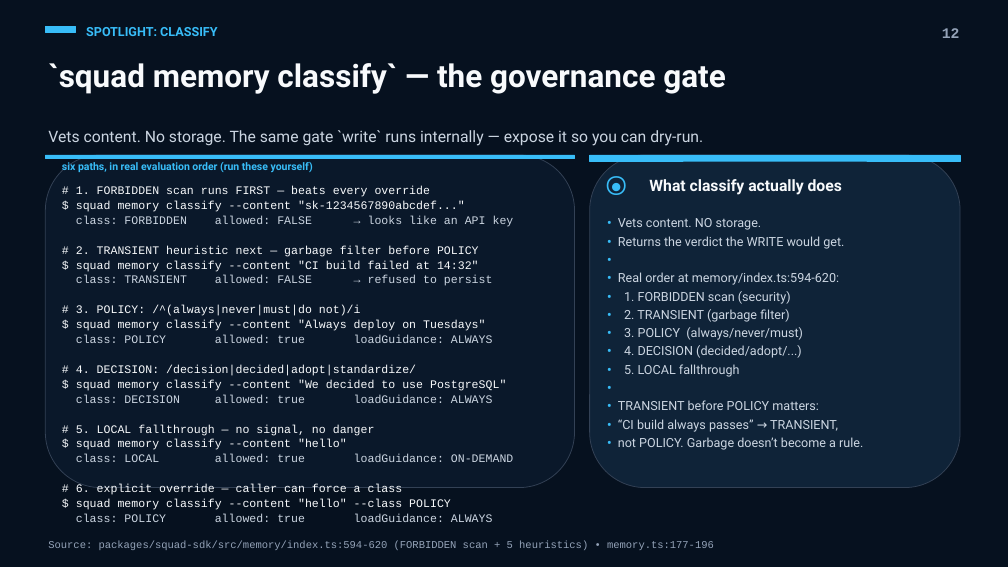
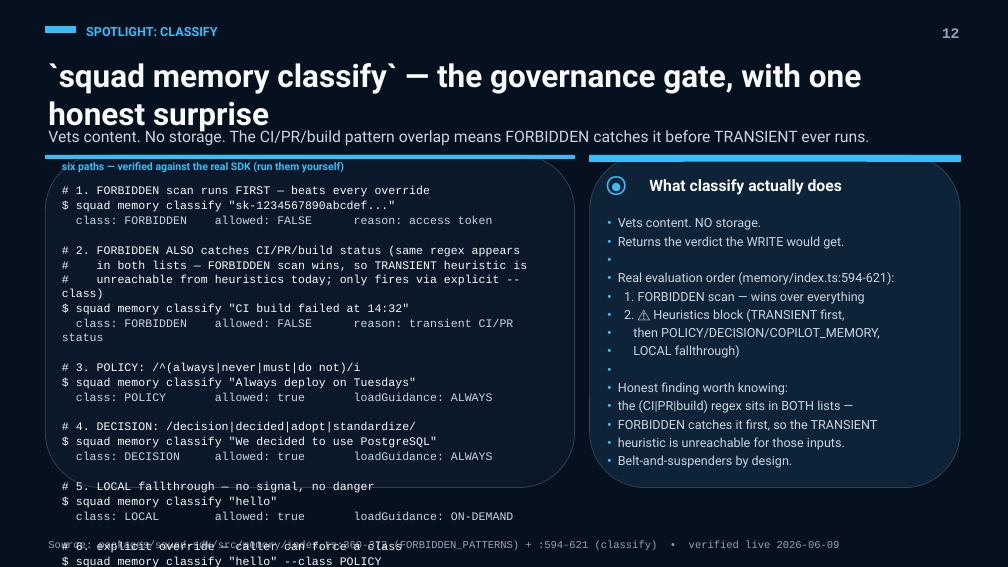
Before and after one commit to bradygaster/squad, a slide deck: slide 13 of docs/advanced-squad-session/advanced-squad-session.pptx. Drawn at 1008x567 pixels with LibreOffice and Linux fonts; fonts in the diff are those of the drawing. Boxes give left, top, right and bottom in pixels: in the first picture for what was removed or moved away, otherwise in the second. Text is boxed around its words. In the diff, an @@ line names an element or a change of style, - is before the commit and + after.

```diff
--- a/docs/advanced-squad-session/advanced-squad-session.pptx
+++ b/docs/advanced-squad-session/advanced-squad-session.pptx
@@ text at <box>48,63,861,132</box>: text changed @@
-`squad memory classify` — the governance gate
+`squad memory classify` — the governance gate, with one honest surprise
@@ text at <box>48,128,870,146</box>: text changed @@
-Vets content. No storage. The same gate `write` runs internally — expose it so you can dry-run.
+Vets content. No storage. The CI/PR/build pattern overlap means FORBIDDEN catches it before TRANSIENT ever runs.
@@ text at <box>62,162,344,172</box>: text changed @@
-six paths, in real evaluation order (run these yourself)
+six paths — verified against the real SDK (run them yourself)
@@ text at <box>62,201,527,341</box>: text changed @@
-$ squad memory classify --content "sk-1234567890abcdef..."
-class: FORBIDDEN allowed: FALSE → looks like an API key
-# 2. TRANSIENT heuristic next — garbage filter before POLICY
-$ squad memory classify --content "CI build failed at 14:32"
-class: TRANSIENT allowed: FALSE → refused to persist
+$ squad memory classify "sk-1234567890abcdef..."
+class: FORBIDDEN allowed: FALSE reason: access token
+# 2. FORBIDDEN ALSO catches CI/PR/build status (same regex appears
+# in both lists — FORBIDDEN scan wins, so TRANSIENT heuristic is
+# unreachable from heuristics today; only fires via explicit --class)
+$ squad memory classify "CI build failed at 14:32"
+class: FORBIDDEN allowed: FALSE reason: transient CI/PR status
@@ text at <box>618,272,894,358</box>: text changed @@
-• Real order at memory/index.ts:594-620:
-• 1. FORBIDDEN scan (security)
-• 2. TRANSIENT (garbage filter)
-• 3. POLICY (always/never/must)
-• 4. DECISION (decided/adopt/...)
-• 5. LOCAL fallthrough
+• Real evaluation order (memory/index.ts:594-621):
+• 1. FORBIDDEN scan — wins over everything
+• 2. ⚠ Heuristics block (TRANSIENT first,
+• then POLICY/DECISION/COPILOT_MEMORY,
+• LOCAL fallthrough)
@@ text at <box>76,378,416,389</box>: text changed @@
-$ squad memory classify --content "Always deploy on Tuesdays"
+$ squad memory classify "Always deploy on Tuesdays"
@@ text at <box>618,382,878,468</box>: text changed @@
-• TRANSIENT before POLICY matters:
-• “CI build always passes” → TRANSIENT,
-• not POLICY. Garbage doesn’t become a rule.
+• Honest finding worth knowing:
+• the (CI|PR|build) regex sits in BOTH lists —
+• FORBIDDEN catches it first, so the TRANSIENT
+• heuristic is unreachable for those inputs.
+• Belt-and-suspenders by design.
@@ text at <box>76,437,437,448</box>: text changed @@
-$ squad memory classify --content "We decided to use PostgreSQL"
+$ squad memory classify "We decided to use PostgreSQL"
@@ text at <box>76,497,278,508</box>: text changed @@
-$ squad memory classify --content "hello"
+$ squad memory classify "hello"
@@ text at <box>48,541,840,552</box>: text changed @@
-Source: packages/squad-sdk/src/memory/index.ts:594-620 (FORBIDDEN scan + 5 heuristics) • memory.ts:177-196
+Source: packages/squad-sdk/src/memory/index.ts:360-372 (FORBIDDEN_PATTERNS) + :594-621 (classify) • verified live 2026-06-09
@@ text at <box>76,557,382,567</box>: text changed @@
-$ squad memory classify --content "hello" --class POLICY
+$ squad memory classify "hello" --class POLICY
```
Also in this commit, not shown: 7 other slides changed, 1 slide added, 1 other file.
